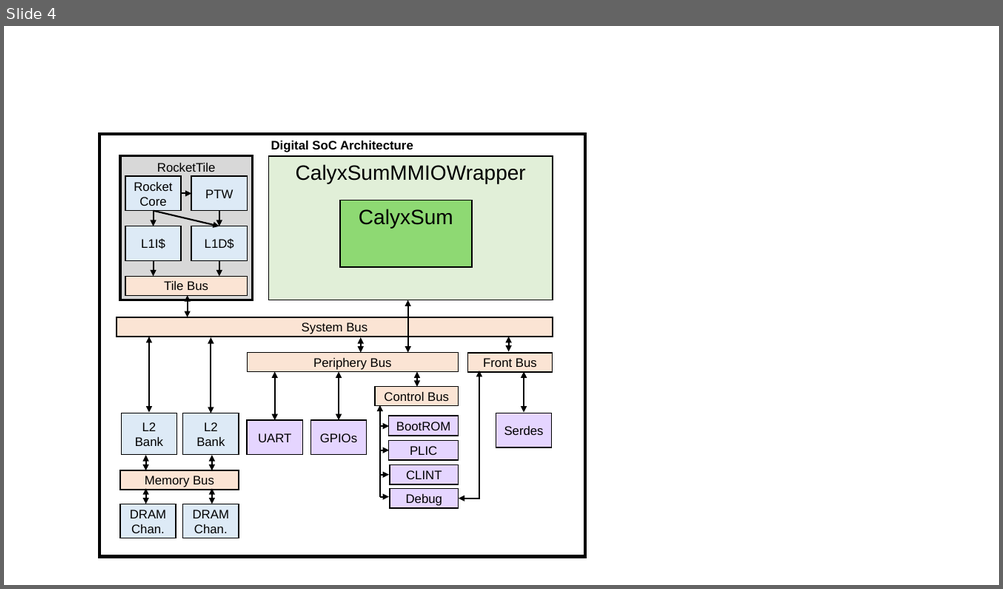
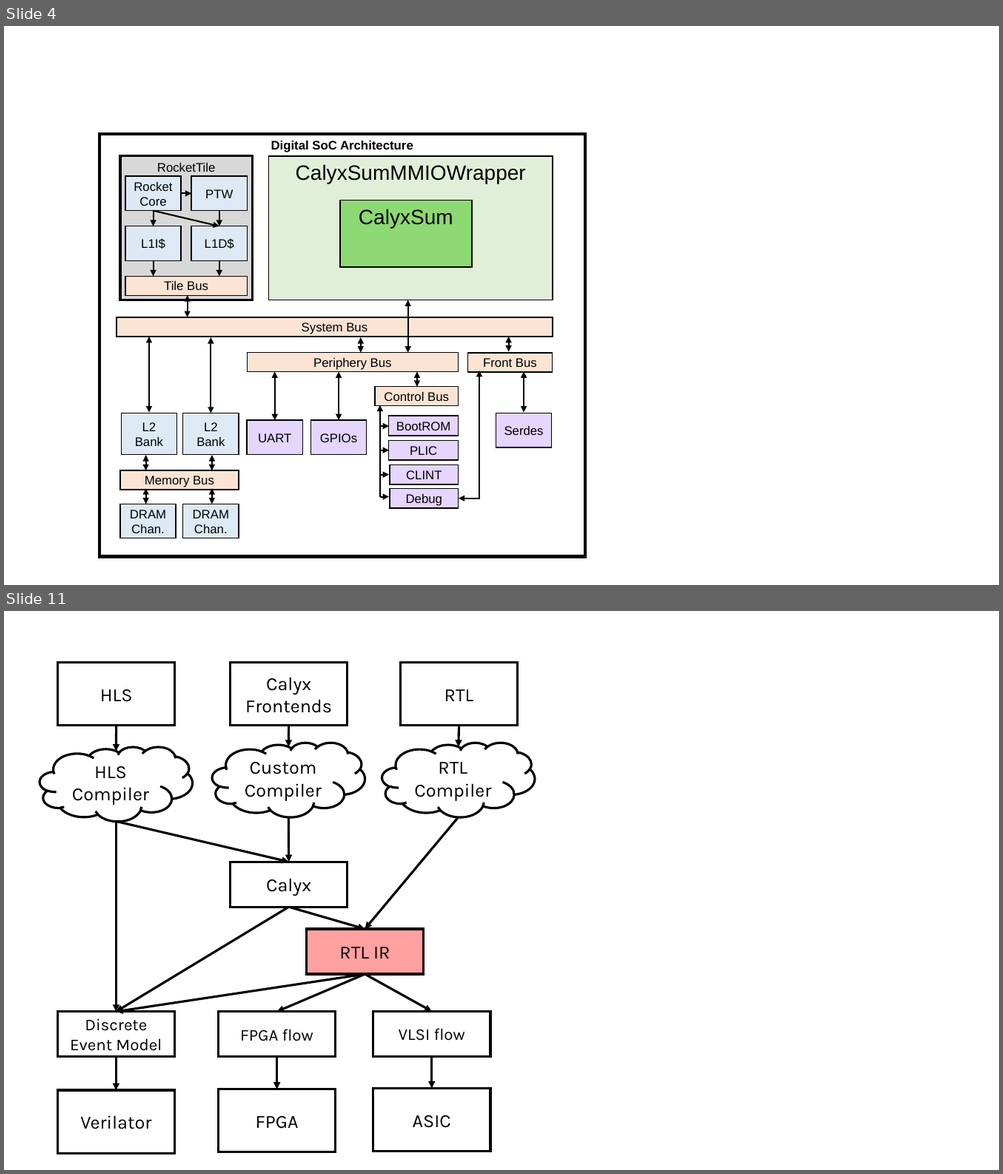
Before and after one commit to vighneshiyer/publications, a slide deck: figs/latte24/figs.pptx. Shown one above the other, each under a label of ours: slide 4 before the commit, slides 4 and 11 after it; the slides between them are not shown. The pictures are 1003x589 and 1003x1174 pixels, drawn with LibreOffice and Linux fonts; fonts in the diff are those of the drawing. Boxes give left, top, right and bottom in pixels: in the first picture for what was removed or moved away, otherwise in the second. Text is boxed around its words. In the diff, an @@ line names an element or a change of style, - is before the commit and + after.

```diff
--- a/figs/latte24/figs.pptx
+++ b/figs/latte24/figs.pptx
@@ slide 11 added at bbox=[4, 611, 999, 1170], background #FFFFFF @@
@@ group added at bbox=[40, 663, 535, 1153]: 15 arrows, 11 rectangles, 3 clouds @@
+HLS
+RTL
+FPGA
+ASIC
+Calyx Frontends
+HLS Compiler
+Calyx
+Custom Compiler
+RTL Compiler
+RTL IR
+Verilator
+Discrete
+Event Model
+FPGA flow
+VLSI flow
```
Also in this commit, not shown: 6 other slides added, 9 other files.
